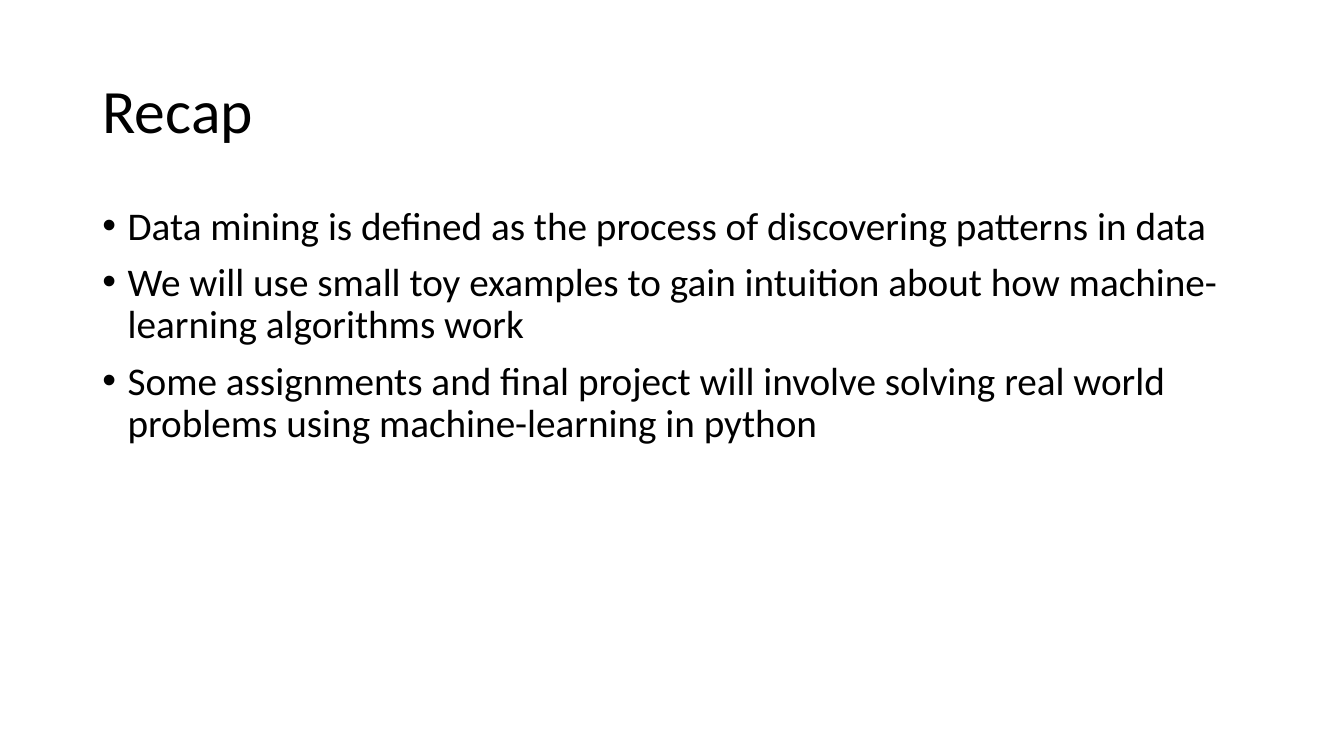
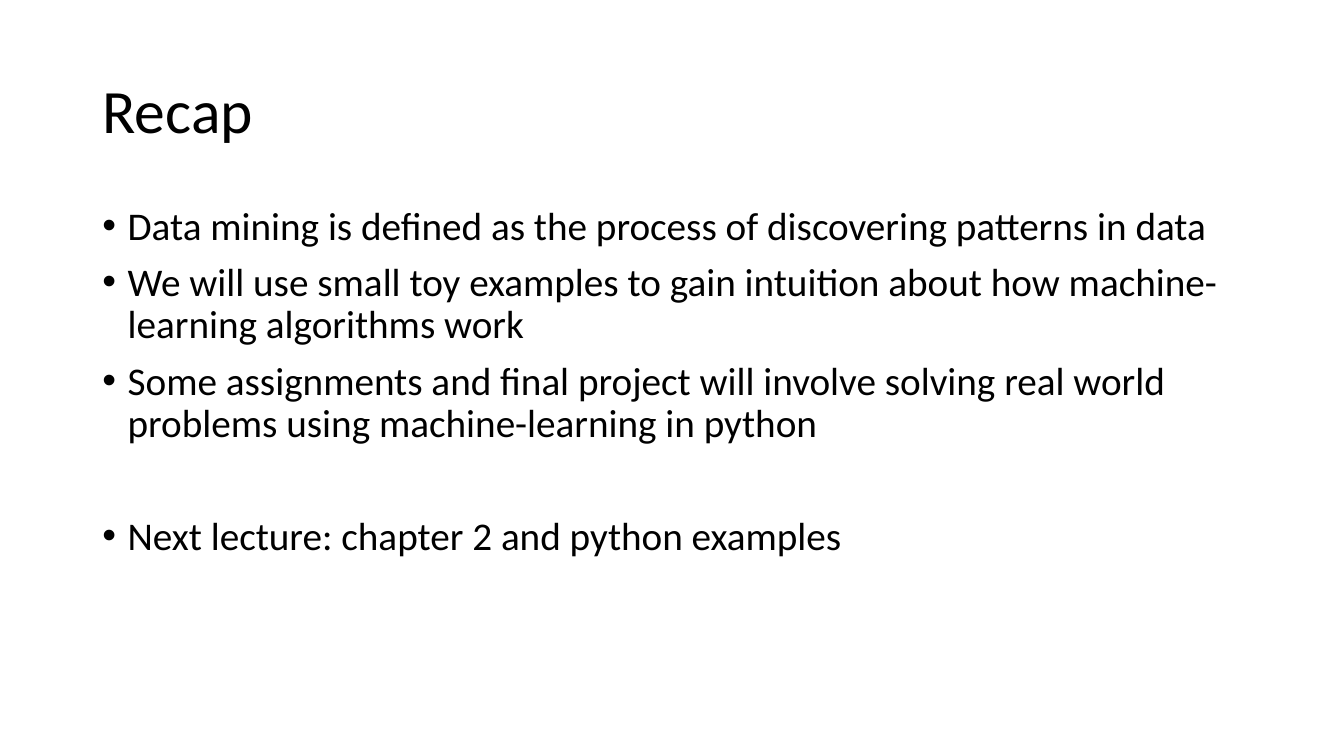
Before and after one commit to russellu/cs405, a slide deck: slide 23 of Lecture_01.pptx. Drawn at 1344x756 pixels with LibreOffice and Linux fonts; fonts in the diff are those of the drawing. Boxes give left, top, right and bottom in pixels: in the first picture for what was removed or moved away, otherwise in the second. Text is boxed around its words. In the diff, an @@ line names an element or a change of style, - is before the commit and + after.

```diff
--- a/Lecture_01.pptx
+++ b/Lecture_01.pptx
@@ text at (x1=128, y1=522, x2=842, y2=557): paragraph added @@
+• Next lecture: chapter 2 and python examples
```
Also in this commit, not shown: 5 other slides changed.
